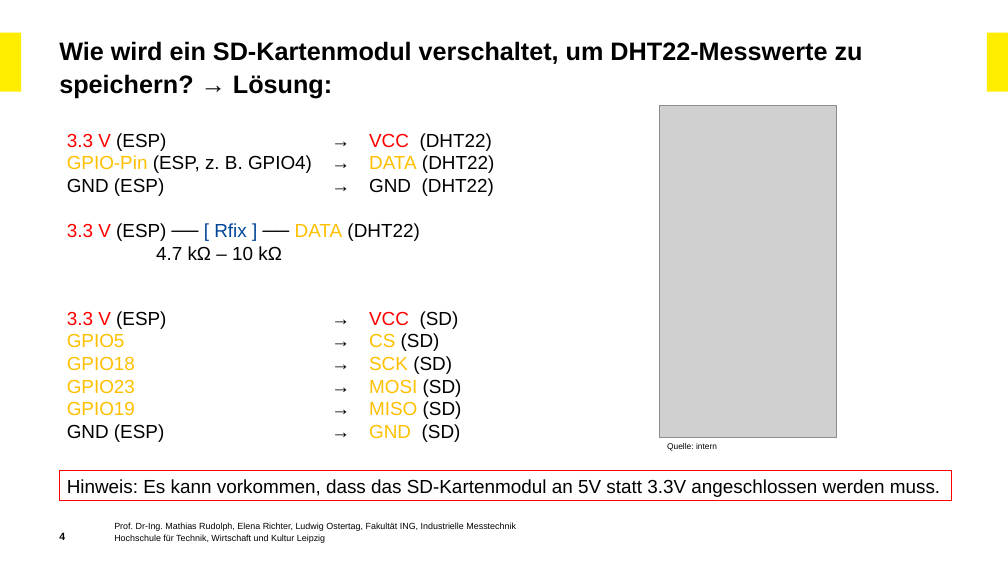
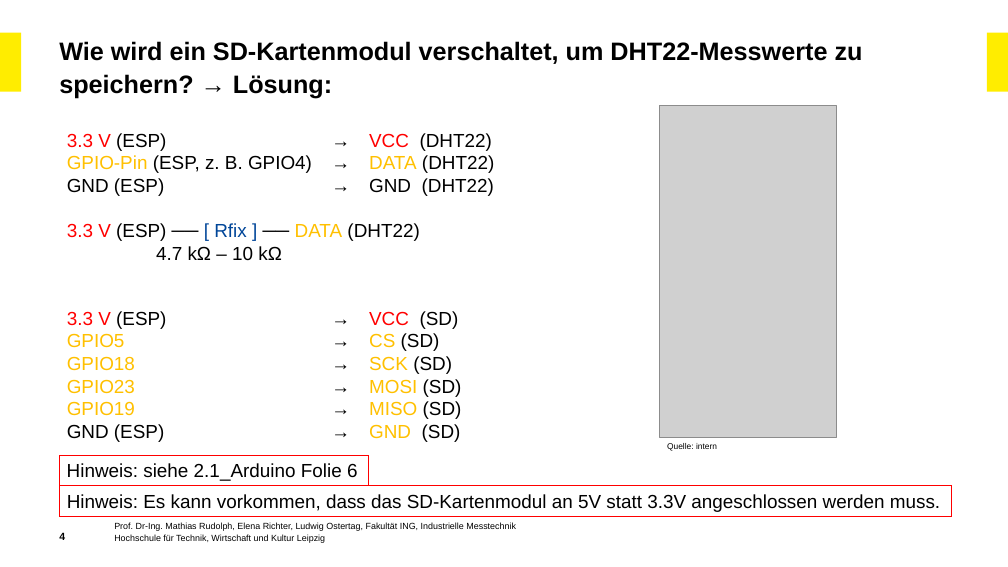
Before and after one commit to ElenaRichter99/RenewableSkills_Online-Materialien_Agri-PV_Sensorik, a slide deck: slide 4 of 2_Sensorik/2.5_Messwerte_speichern/2.5_Messwerte_speichern.pptx. Drawn at 1008x567 pixels with LibreOffice and Linux fonts; fonts in the diff are those of the drawing; grey boxes stand for pictures; background and template pictures are left out. Boxes give left, top, right and bottom in pixels: in the first picture for what was removed or moved away, otherwise in the second. Text is boxed around its words. In the diff, an @@ line names an element or a change of style, - is before the commit and + after.

Commit message:
Agri-PV und  Messwerte speichern ergänzt/korrigiert

```diff
--- a/2_Sensorik/2.5_Messwerte_speichern/2.5_Messwerte_speichern.pptx
+++ b/2_Sensorik/2.5_Messwerte_speichern/2.5_Messwerte_speichern.pptx
@@ rectangle added at (x1=59, y1=455, x2=368, y2=485), outline #FF0000 0.75 pt, 18 pt, text #000000 @@
+Hinweis: siehe 2.1_Arduino Folie 6
@@ rectangle "Hinweis: Es kann vorkommen, dass ..." moved from (x1=59, y1=470, x2=951, y2=501) to (x1=59, y1=485, x2=951, y2=516) @@
```
Also in this commit, not shown: 1 other slide changed, 3 other files.
